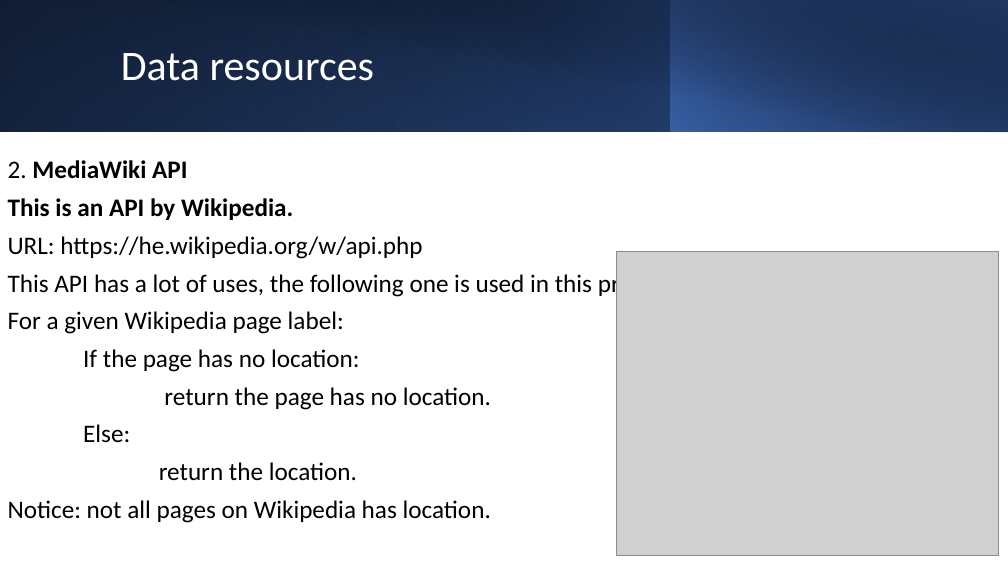
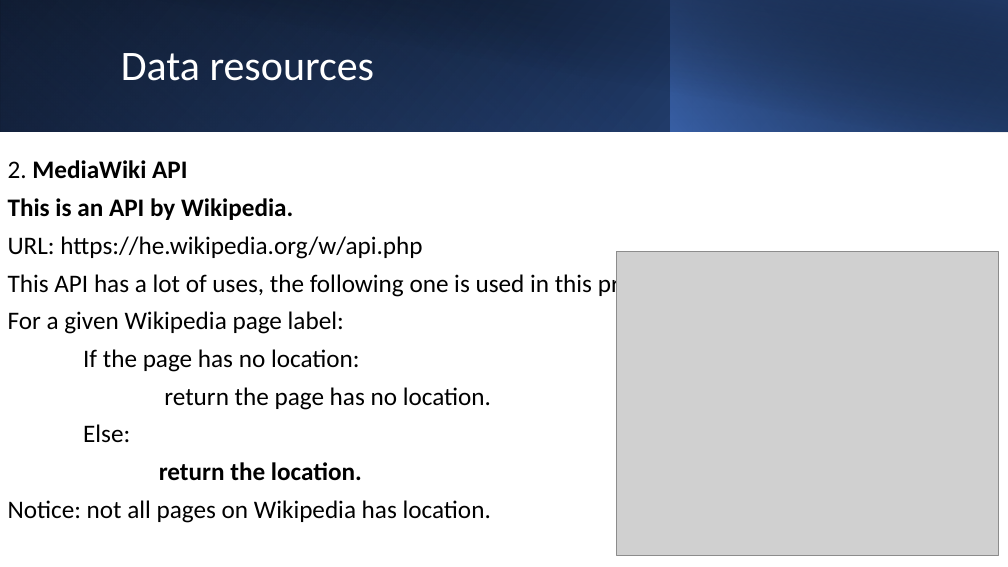
Before and after one commit to TechnionTDK/wikipedia-places, a slide deck: slide 5 of high_level_presentation.pptx. Drawn at 1008x567 pixels with LibreOffice and Linux fonts; fonts in the diff are those of the drawing; grey boxes stand for pictures. Boxes give left, top, right and bottom in pixels: in the first picture for what was removed or moved away, otherwise in the second. Text is boxed around its words. In the diff, an @@ line names an element or a change of style, - is before the commit and + after.

```diff
--- a/high_level_presentation.pptx
+++ b/high_level_presentation.pptx
@@ text at [159,462,362,481]: bold on in "return the location." @@
```
Also in this commit, not shown: 6 other slides changed, 2 other files.
